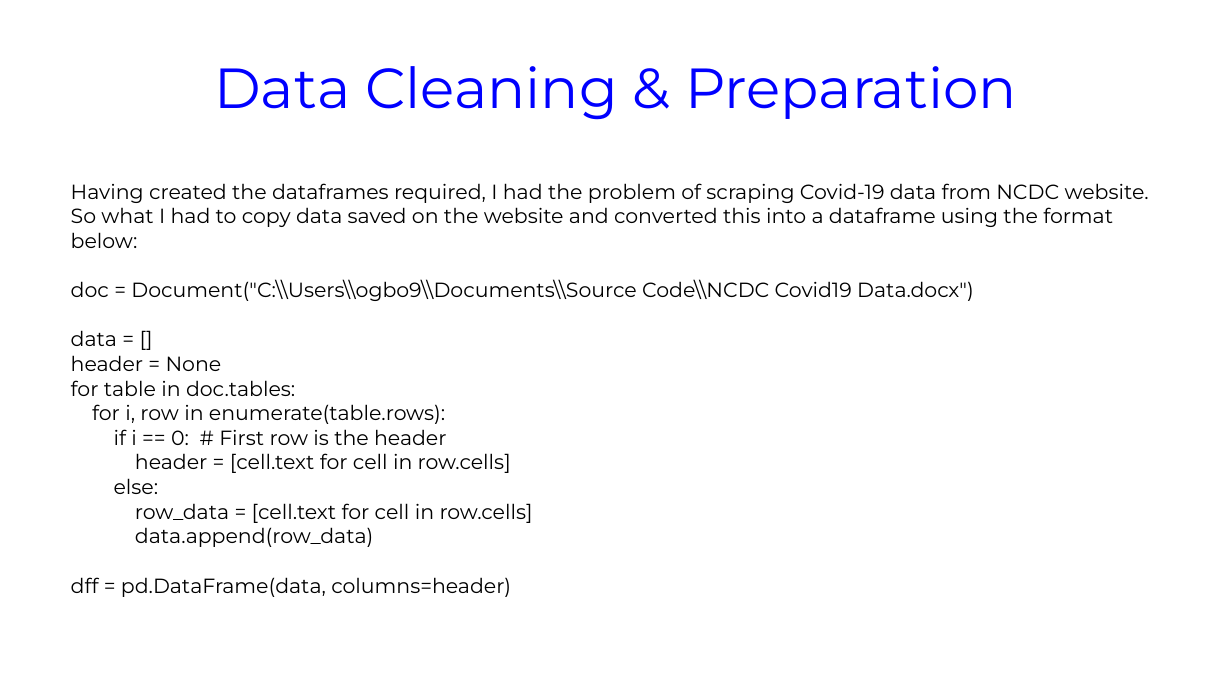
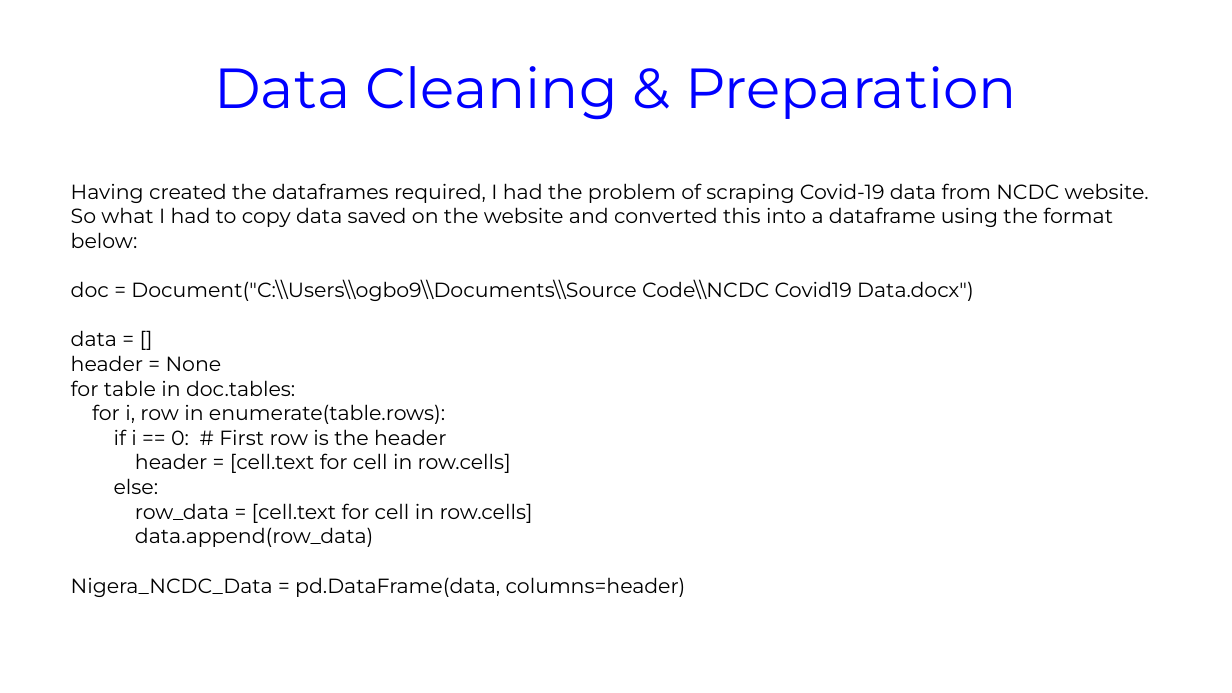
Before and after one commit to iroanya/Nigeria-COVID-19-Data-Analysis-Using-Python, a slide deck: slide 4 of Ustacky Capstone Project for Data Science Micro Degree.pptx. Drawn at 1232x693 pixels with LibreOffice and Linux fonts; fonts in the diff are those of the drawing. Boxes give left, top, right and bottom in pixels: in the first picture for what was removed or moved away, otherwise in the second. Text is boxed around its words. In the diff, an @@ line names an element or a change of style, - is before the commit and + after.

```diff
--- a/Ustacky Capstone Project for Data Science Micro Degree.pptx
+++ b/Ustacky Capstone Project for Data Science Micro Degree.pptx
@@ text at <box>71,577,686,597</box>: text changed @@
-dff = pd.DataFrame(data, columns=header)
+Nigera_NCDC_Data = pd.DataFrame(data, columns=header)
```
Also in this commit, not shown: 10 other slides changed, 18 slides added, 1 slide removed.
